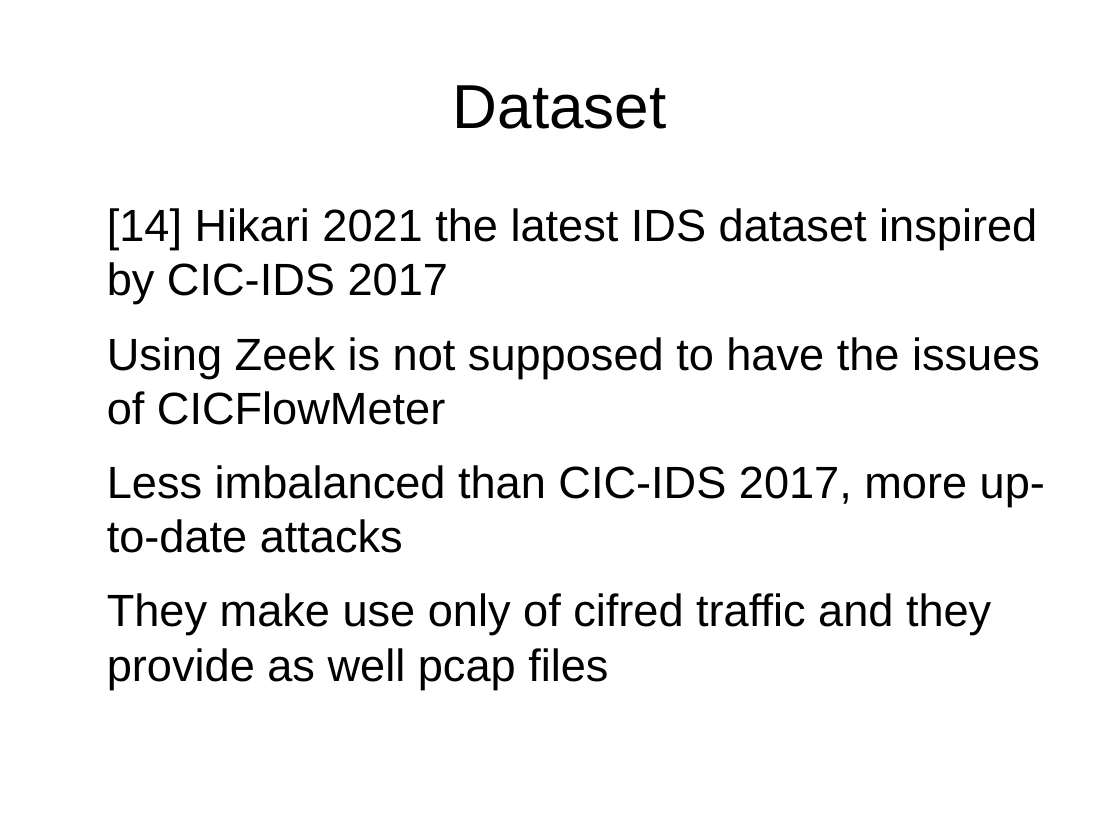
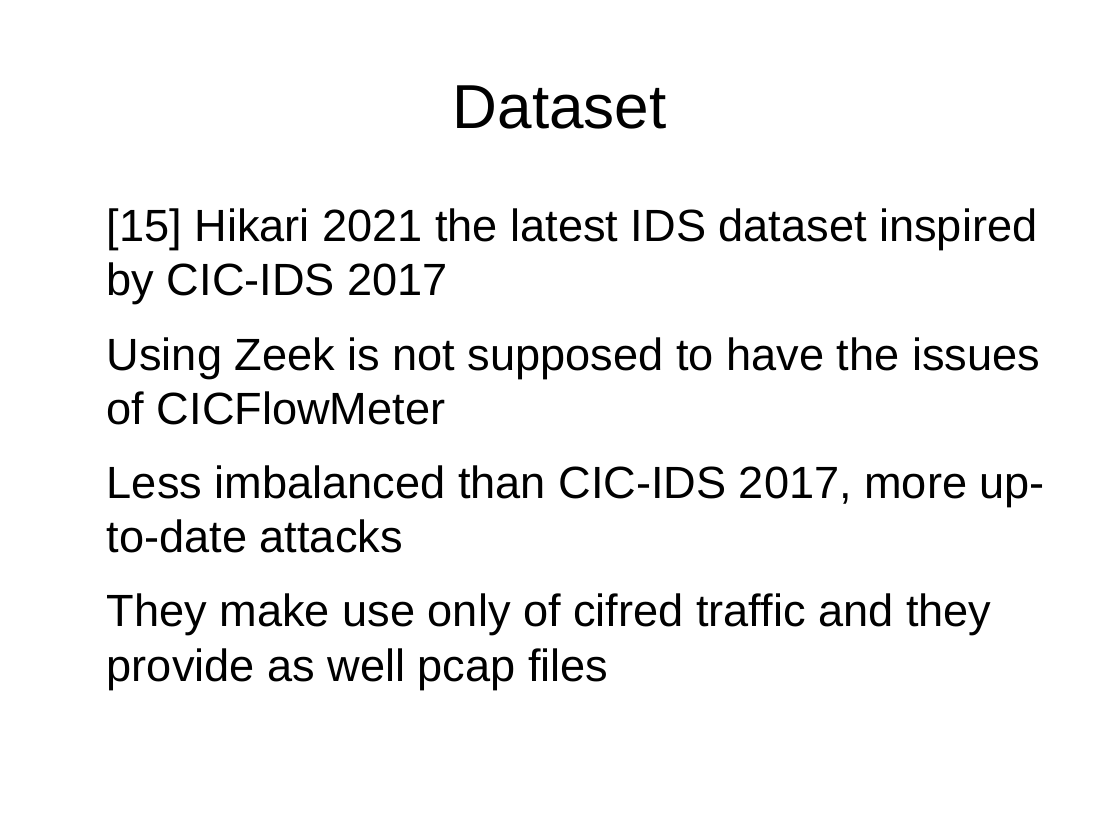
Before and after one commit to ludotosk/tesi, a slide deck: slide 9 of documents/presentazione-paper-review.odp. Drawn at 1120x840 pixels with LibreOffice and Linux fonts; fonts in the diff are those of the drawing; background and template pictures are left out. Boxes give left, top, right and bottom in pixels: in the first picture for what was removed or moved away, otherwise in the second. Text is boxed around its words. In the diff, an @@ line names an element or a change of style, - is before the commit and + after.

```diff
--- a/documents/presentazione-paper-review.odp
+++ b/documents/presentazione-paper-review.odp
@@ text at [107,208,1037,304]: text changed @@
-• [14] Hikari 2021 the latest IDS dataset inspired by CIC-IDS 2017
+• [15] Hikari 2021 the latest IDS dataset inspired by CIC-IDS 2017
```
Also in this commit, not shown: 5 other slides changed, 2 slides added, 1 slide removed.
